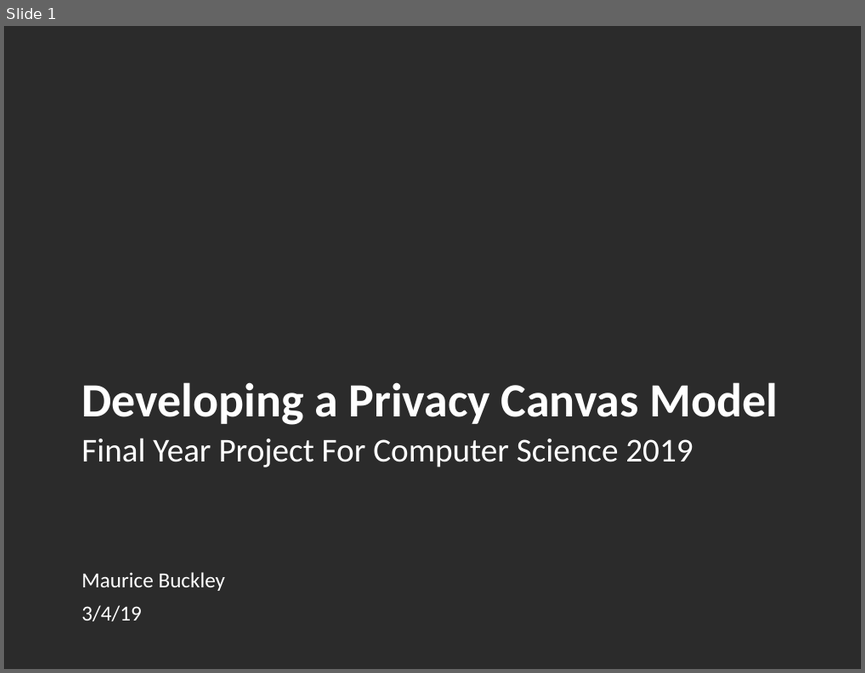
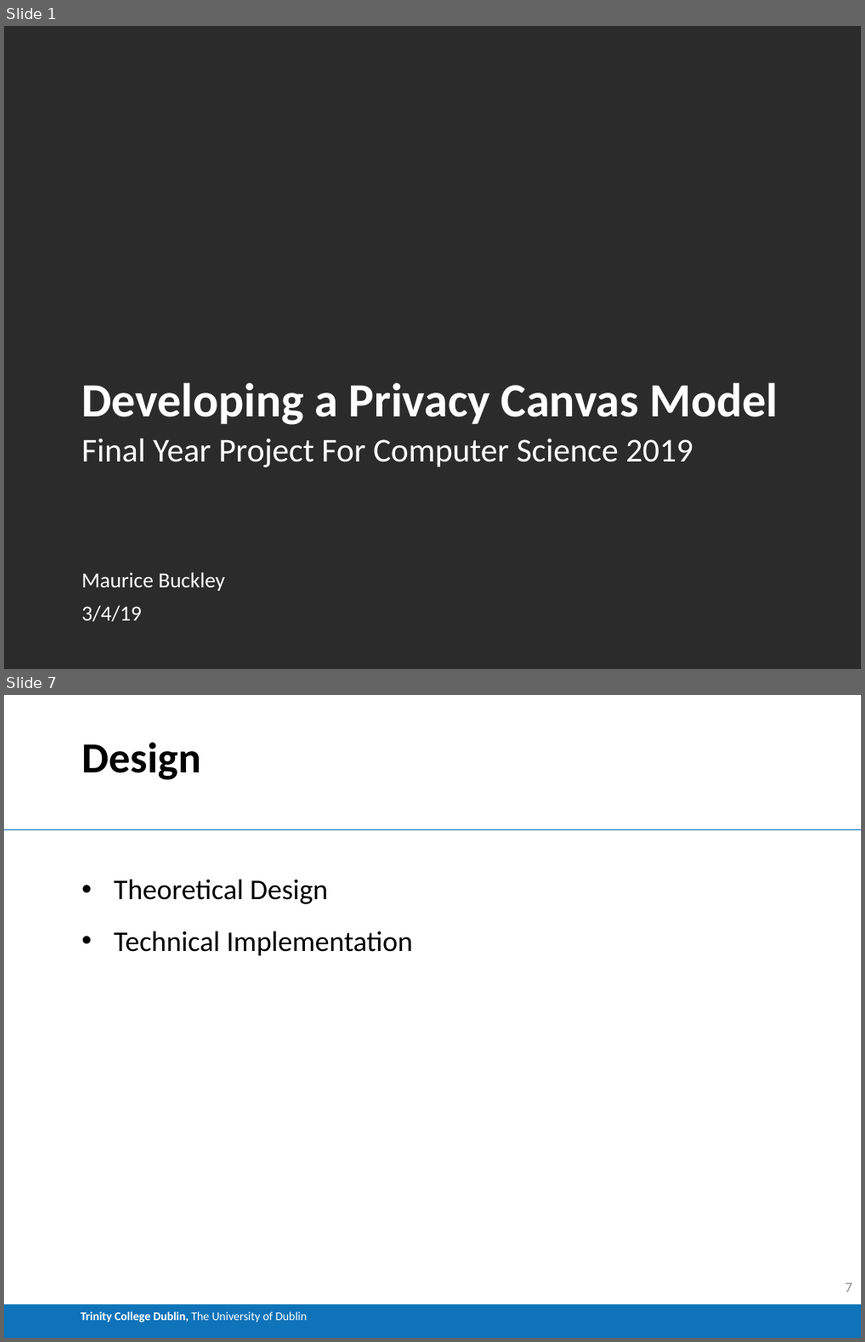
Before and after one commit to Buckley258/FYP, a slide deck: FYP_Demo.pptx. Shown one above the other, each under a label of ours: slide 1 before the commit, slides 1 and 7 after it; the slides between them are not shown. The pictures are 865x673 and 865x1342 pixels, drawn with LibreOffice and Linux fonts; fonts in the diff are those of the drawing; background and template pictures are left out; a plain dark background stands for a picture behind light text. Boxes give left, top, right and bottom in pixels: in the first picture for what was removed or moved away, otherwise in the second. Text is boxed around its words. In the diff, an @@ line names an element or a change of style, - is before the commit and + after.

```diff
--- a/FYP_Demo.pptx
+++ b/FYP_Demo.pptx
@@ slide 7 added at (4, 695, 861, 1338), background #FFFFFF @@
@@ title added at (81, 742, 200, 780), 36 pt, text #000000, bold @@
+Design
@@ line added from (4, 829) to (861, 829), #0E73B9 0.75 pt @@
@@ text added at (114, 879, 413, 956), 24 pt, text #000000 @@
+• Theoretical Design
+• Technical Implementation
@@ rectangle added at (4, 1304, 861, 1338), fill #0E73B9, 10 pt, text #FFFFFF, bold @@
+Trinity College Dublin, The University of Dublin
@@ page number added at (845, 1282, 851, 1292), 12 pt, text #8C8C8C @@
+7
```
Also in this commit, not shown: 17 slides changed, 3 other slides added, 3 slides removed, 2 other files.
